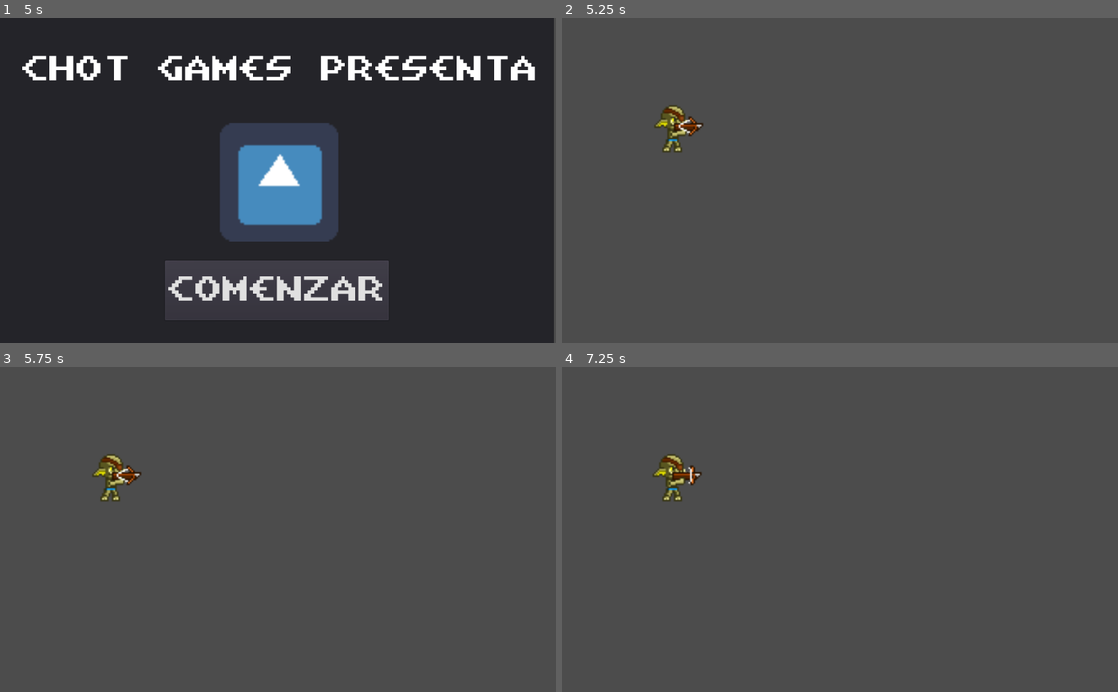
Above: before the commit, frames 1-4 (two rows, left to right).
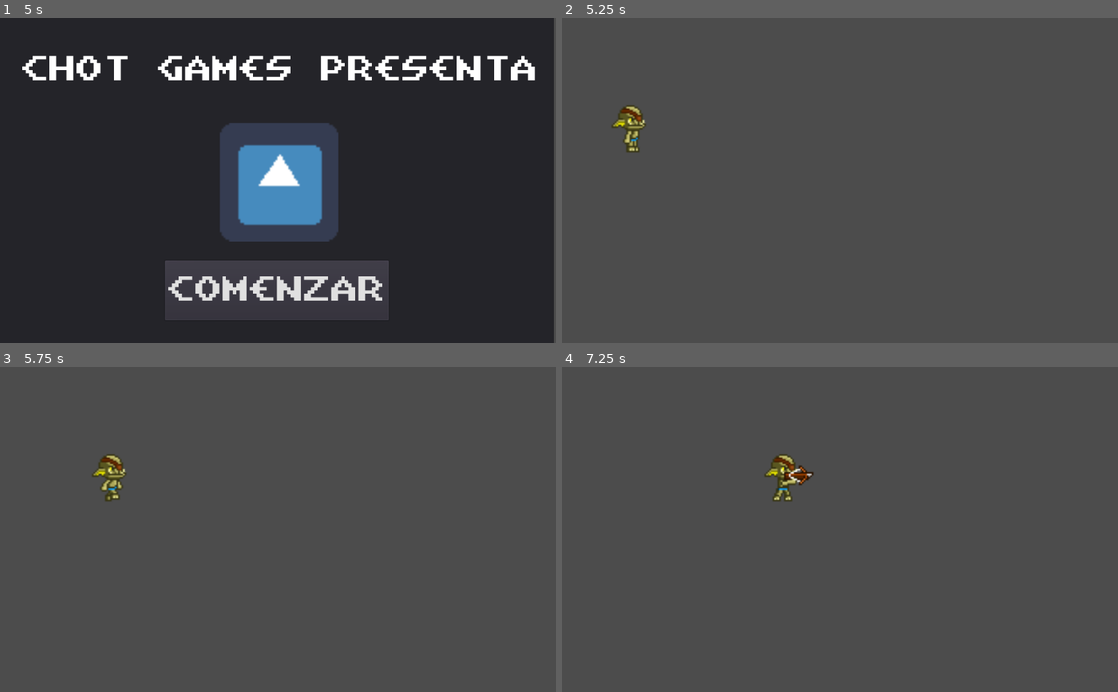
Above: after the commit, the same moments.

Repository: roverem/chot-godot
Game: Godot game, scene res://game.tscn
Same seed, same stepped clock (60 frames per second), same inputs: the game is played once before the commit and once after it. The engine's default icon, where the game draws it, is replaced by a stand-in: a white triangle on a blue panel in a dark square.
Inputs:
- Up to frame 1 (5 s): tap Enter at 0.5, 2, 3.5 s; tap Space at 1.25, 2.75, 4.25 s
- Up to frame 2 (5.25 s): click "COMENZAR" at 5 s
- Up to frame 3 (5.75 s): no input
- Up to frame 4 (7.25 s): no input

Frame 1 is identical in both runs. In frame 2, 1.1% of the frame differs, in the area x 8-26%, y 26-42%; in frame 3, 0.3%; in frame 4, 1.3%, in the area x 16-46%, y 26-42%.

Commit message:
un goblin disparando una flecha

Diff:
--- a/game/Player.tscn
+++ b/game/Player.tscn
@@ -1,14 +1,27 @@
-[gd_scene load_steps=6 format=2]
+[gd_scene load_steps=14 format=2]
 
 [ext_resource path="res://assets/sprites/goblin_attack_001.png" type="Texture" id=1]
 [ext_resource path="res://assets/sprites/goblin_attack_002.png" type="Texture" id=2]
 [ext_resource path="res://assets/sprites/goblin_attack_003.png" type="Texture" id=3]
+[ext_resource path="res://assets/sprites/goblin_run_001.png" type="Texture" id=4]
+[ext_resource path="res://assets/sprites/goblin_run_002.png" type="Texture" id=5]
+[ext_resource path="res://assets/sprites/goblin_run_003.png" type="Texture" id=6]
+[ext_resource path="res://assets/sprites/goblin_run_004.png" type="Texture" id=7]
+[ext_resource path="res://assets/sprites/goblin_run_005.png" type="Texture" id=8]
+[ext_resource path="res://assets/sprites/goblin_run_006.png" type="Texture" id=9]
+[ext_resource path="res://assets/sprites/goblin_run_007.png" type="Texture" id=10]
+[ext_resource path="res://assets/sprites/goblin_run_008.png" type="Texture" id=11]
 
 [sub_resource type="SpriteFrames" id=1]
 animations = [ {
-"frames": [ ExtResource( 1 ), ExtResource( 2 ), ExtResource( 3 ) ],
+"frames": [ ExtResource( 1 ), ExtResource( 2 ), ExtResource( 3 ), ExtResource( 4 ) ],
+"loop": false,
+"name": "shoot",
+"speed": 5.0
+}, {
+"frames": [ ExtResource( 4 ), ExtResource( 5 ), ExtResource( 6 ), ExtResource( 7 ), ExtResource( 8 ), ExtResource( 9 ), ExtResource( 10 ), ExtResource( 11 ) ],
 "loop": true,
-"name": "right",
+"name": "walk",
 "speed": 5.0
 } ]
 
@@ -20,8 +33,8 @@
 [node name="AnimatedSprite" type="AnimatedSprite" parent="."]
 scale = Vector2( 3, 3 )
 frames = SubResource( 1 )
-animation = "right"
-playing = true
+animation = "shoot"
+frame = 1
 
 [node name="CollisionShape2D" type="CollisionShape2D" parent="."]
 position = Vector2( 4.76001, 6.34668 )
--- a/game/first.gd
+++ b/game/first.gd
@@ -6,5 +6,16 @@
 func _ready():
 	player = player_scene.instance()
 	add_child(player)
-	player.position.x = 200
+	player.position.x = 100
 	player.position.y = 200
+
+	player.get_node("AnimatedSprite").play("walk")
+
+
+func _process(delta):
+	if player.position.x < 400:
+		player.position += Vector2(150,0) * delta
+	else:
+		if player.position.x < 403:
+			player.position.x = 403
+			player.get_node("AnimatedSprite").play("shoot")
Binary file added: game/assets/sprites/goblin_run_001.png
Not shown, added: game/assets/sprites/goblin_run_001.png.import
Binary file added: game/assets/sprites/goblin_run_002.png
Not shown, added: game/assets/sprites/goblin_run_002.png.import
Binary file added: game/assets/sprites/goblin_run_003.png
Not shown, added: game/assets/sprites/goblin_run_003.png.import
Binary file added: game/assets/sprites/goblin_run_004.png
Not shown, added: game/assets/sprites/goblin_run_004.png.import
Binary file added: game/assets/sprites/goblin_run_005.png
Not shown, added: game/assets/sprites/goblin_run_005.png.import
Binary file added: game/assets/sprites/goblin_run_006.png
Not shown, added: game/assets/sprites/goblin_run_006.png.import
(and 4 more such lines)
